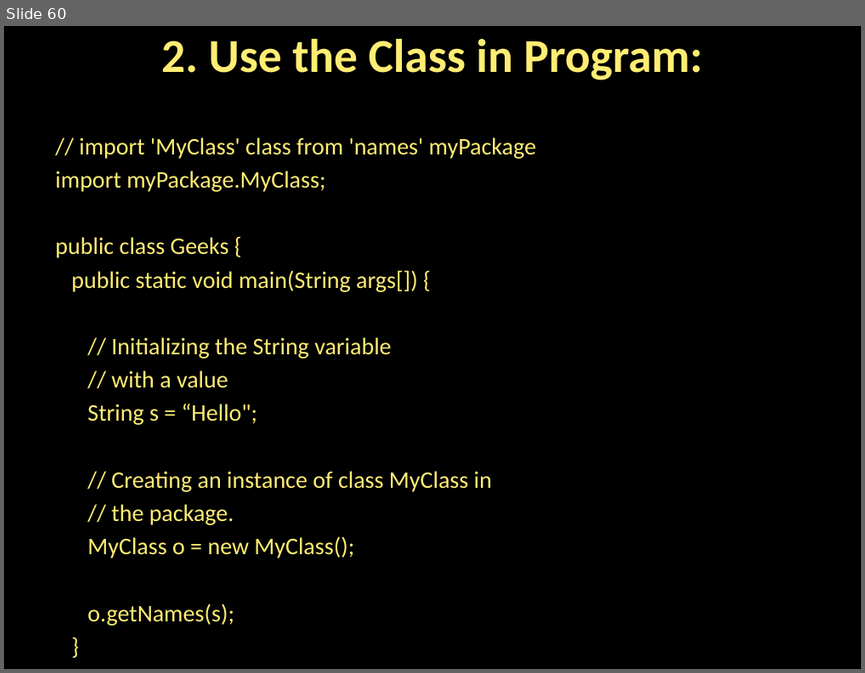
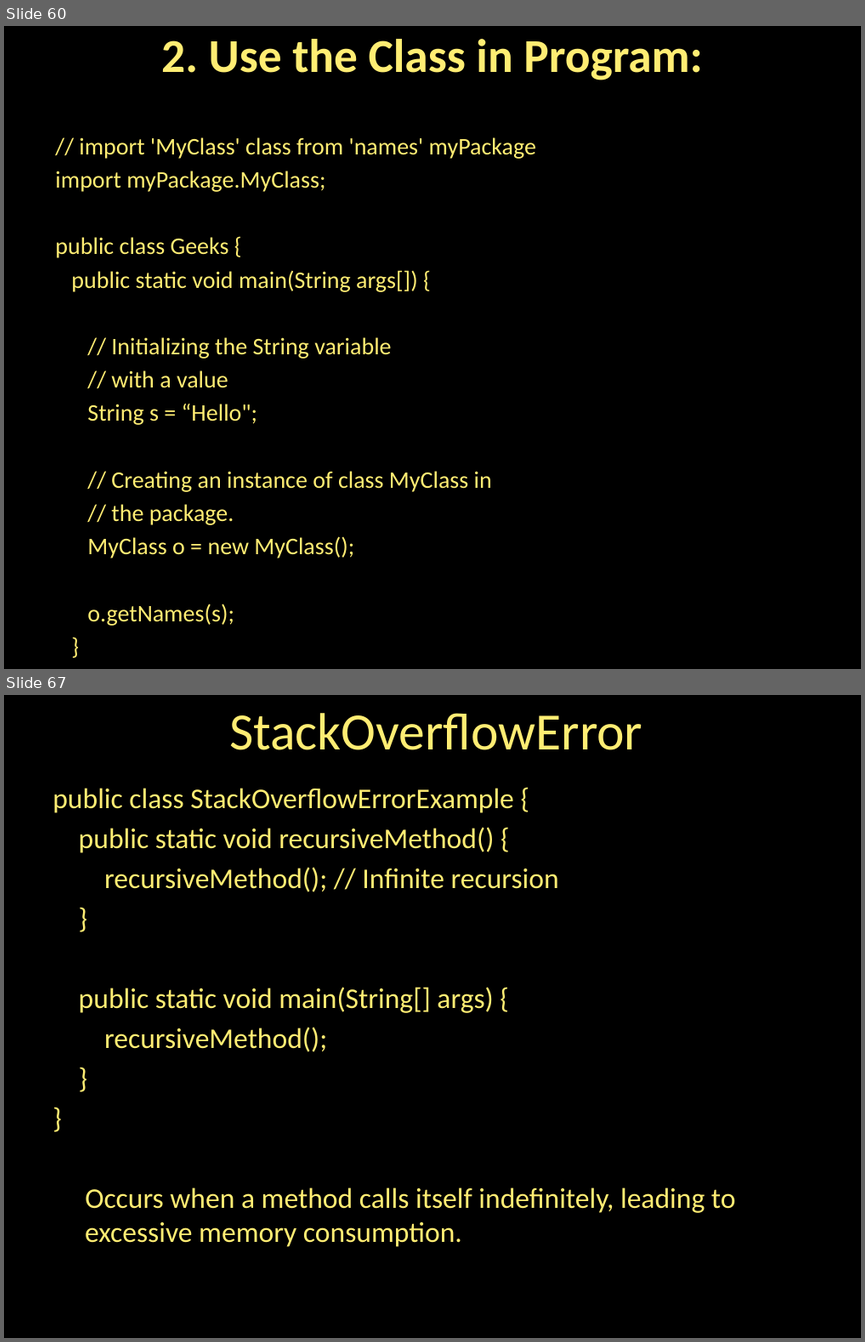
Before and after one commit to NemisRuparel/JAVA_Material, a slide deck: material/Inheritance in JAVA.pptx. Shown one above the other, each under a label of ours: slide 60 before the commit, slides 60 and 67 after it; the slides between them are not shown. The pictures are 865x673 and 865x1342 pixels, drawn with LibreOffice and Linux fonts; fonts in the diff are those of the drawing. Boxes give left, top, right and bottom in pixels: in the first picture for what was removed or moved away, otherwise in the second. Text is boxed around its words. In the diff, an @@ line names an element or a change of style, - is before the commit and + after.

```diff
--- a/material/Inheritance in JAVA.pptx
+++ b/material/Inheritance in JAVA.pptx
@@ slide 67 added at box(4, 695, 861, 1338), background #000000 @@
@@ title added at box(229, 713, 642, 750), 44 pt, text #FFED73 @@
+StackOverflowError
@@ text added at box(52, 788, 736, 1247), 24 pt, text #FFED73 @@
+public class StackOverflowErrorExample {
+public static void recursiveMethod() {
+recursiveMethod(); // Infinite recursion
+}
+public static void main(String[] args) {
+recursiveMethod();
+}
+}
+Occurs when a method calls itself indefinitely, leading to excessive memory consumption.
```
Also in this commit, not shown: 60 other slides added, 4 other files.
